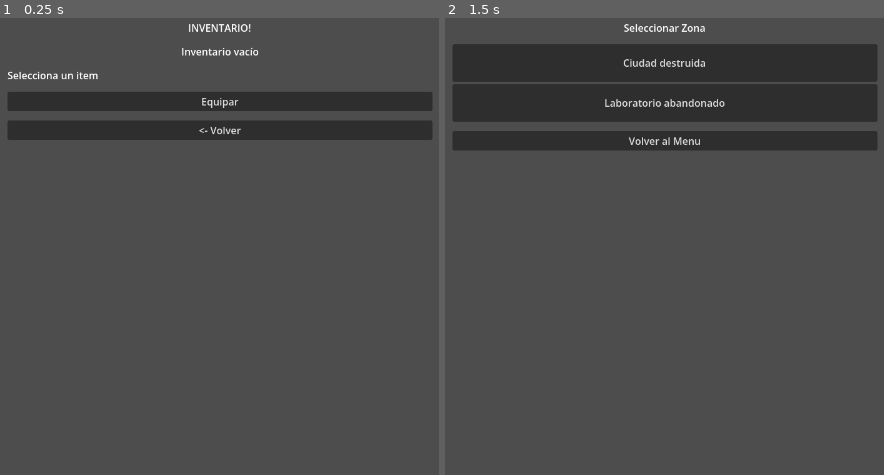
Above: before the commit, frames 1-2 (left to right).
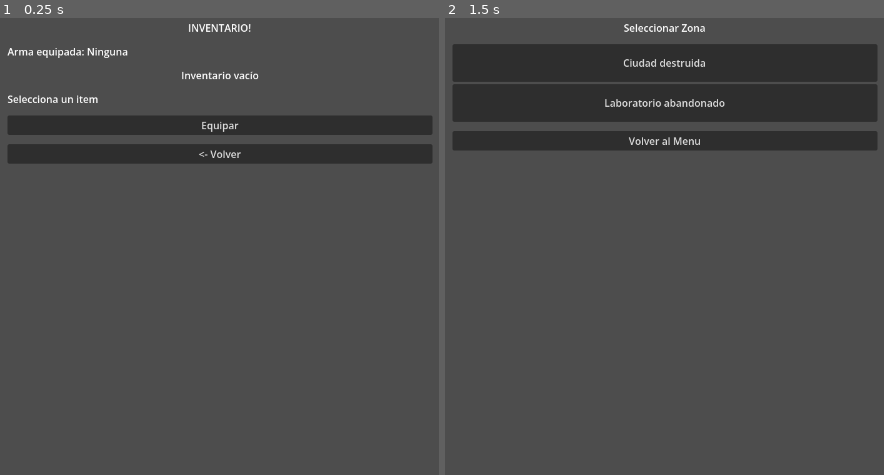
Above: after the commit, the same moments.

Repository: MirandaFrancoCBA/apocalypsheep
Game: Godot game, scene res://scenes/inventory.tscn
The game is run twice, just before and just after one commit, with the same random seed, the same clock (stepped at 60 frames per second) and the same inputs. This scene is started directly instead of the project's main scene.
Inputs:
- Up to frame 1 (0.25 s): no input
- Up to frame 2 (1.5 s): click "Equipar" at 0.5 s; click "<- Volver" at 1.25 s

The runs differ from the first frame. In frame 1, 11% of the frame differs, in the area x 1-99%, y 6-32%; in frame 2, nothing differs.

Commit message:
Feat: buttons

Diff:
--- a/scenes/inventory.tscn
+++ b/scenes/inventory.tscn
@@ -32,6 +32,10 @@
 text = "INVENTARIO!"
 horizontal_alignment = 1
 
+[node name="LabelEquipped" type="Label" parent="MarginContainer/VBoxContainer" unique_id=483843494]
+layout_mode = 2
+text = "Arma equipada: Ninguna"
+
 [node name="VBoxItems" type="VBoxContainer" parent="MarginContainer/VBoxContainer" unique_id=1535806740]
 layout_mode = 2
 
--- a/scripts/ui/inventory_scree.gd
+++ b/scripts/ui/inventory_scree.gd
@@ -6,11 +6,14 @@
 @onready var button_back = $MarginContainer/VBoxContainer/ButtonBack
 @onready var label_detail = $MarginContainer/VBoxContainer/LabelDetail
 @onready var button_equip = $MarginContainer/VBoxContainer/ButtonEquip
+@onready var label_equipped = $MarginContainer/VBoxContainer/LabelEquipped
+
 var selected_item: Dictionary = {}
 
 func _ready() -> void:
 	print("[Inventory] Cargando inventario")
 	_load_inventory()
+	_update_equipped_label()
 
 func _load_inventory() -> void:
 	var player = GameManager.get_player_data()
@@ -34,11 +37,14 @@
 		var button = Button.new()
 
 		var text = item.get("name", "Item") + " (" + item.get("type", "") + ")"
+
+		if item == GameManager.get_equipped_weapon():
+			text += " (EQUIPADO)"
+
 		button.text = text
 
 		button.custom_minimum_size = Vector2(0, 50)
 
-		# conectar click
 		button.pressed.connect(func():
 			_on_item_selected(item)
 		)
@@ -80,3 +86,12 @@
 		return
 
 	GameManager.equip_item(selected_item)
+	_update_equipped_label()
+
+func _update_equipped_label() -> void:
+	var weapon = GameManager.get_equipped_weapon()
+
+	if weapon == null:
+		label_equipped.text = "Arma equipada: Ninguna"
+	else:
+		label_equipped.text = "Arma equipada: " + weapon.get("name", "")
